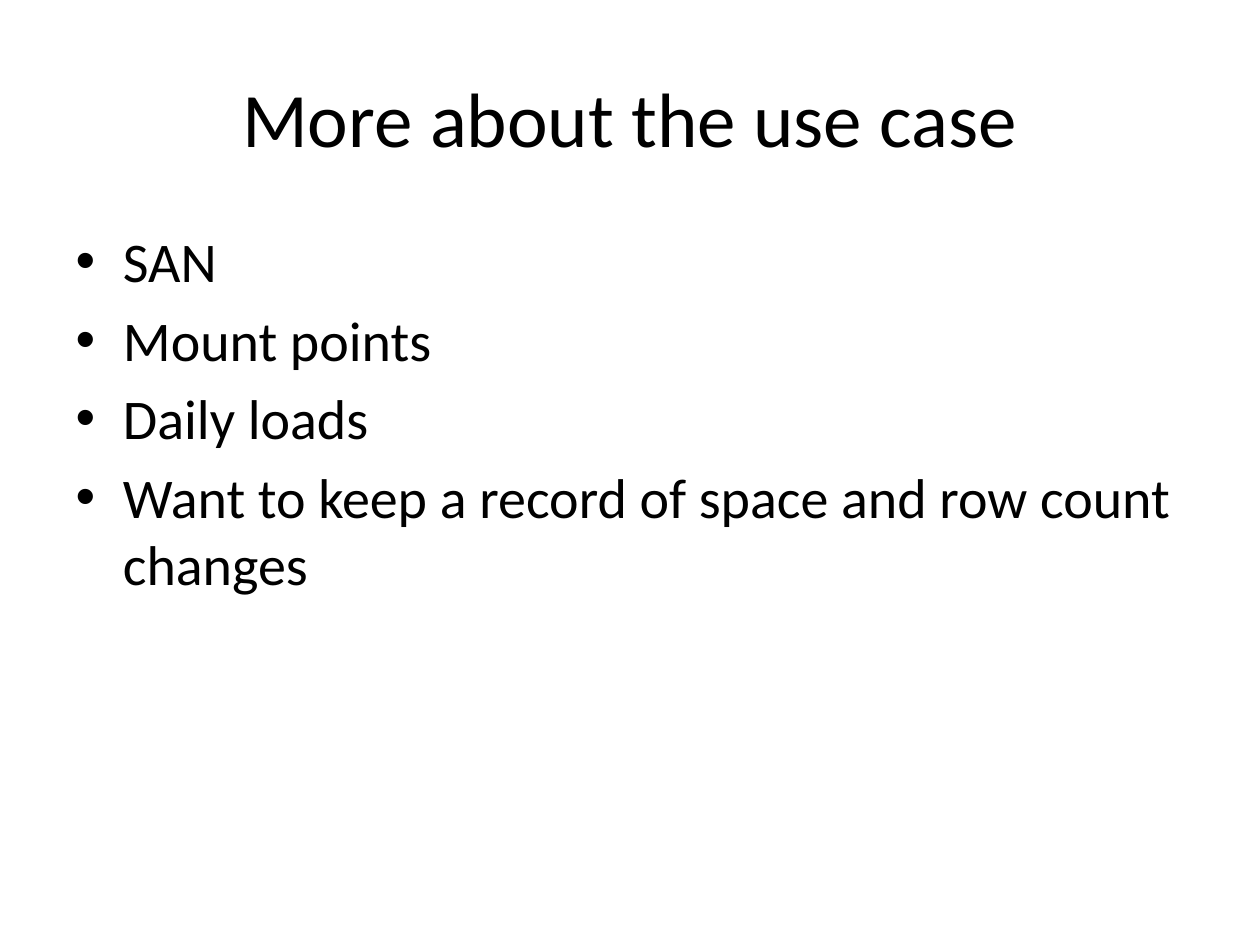
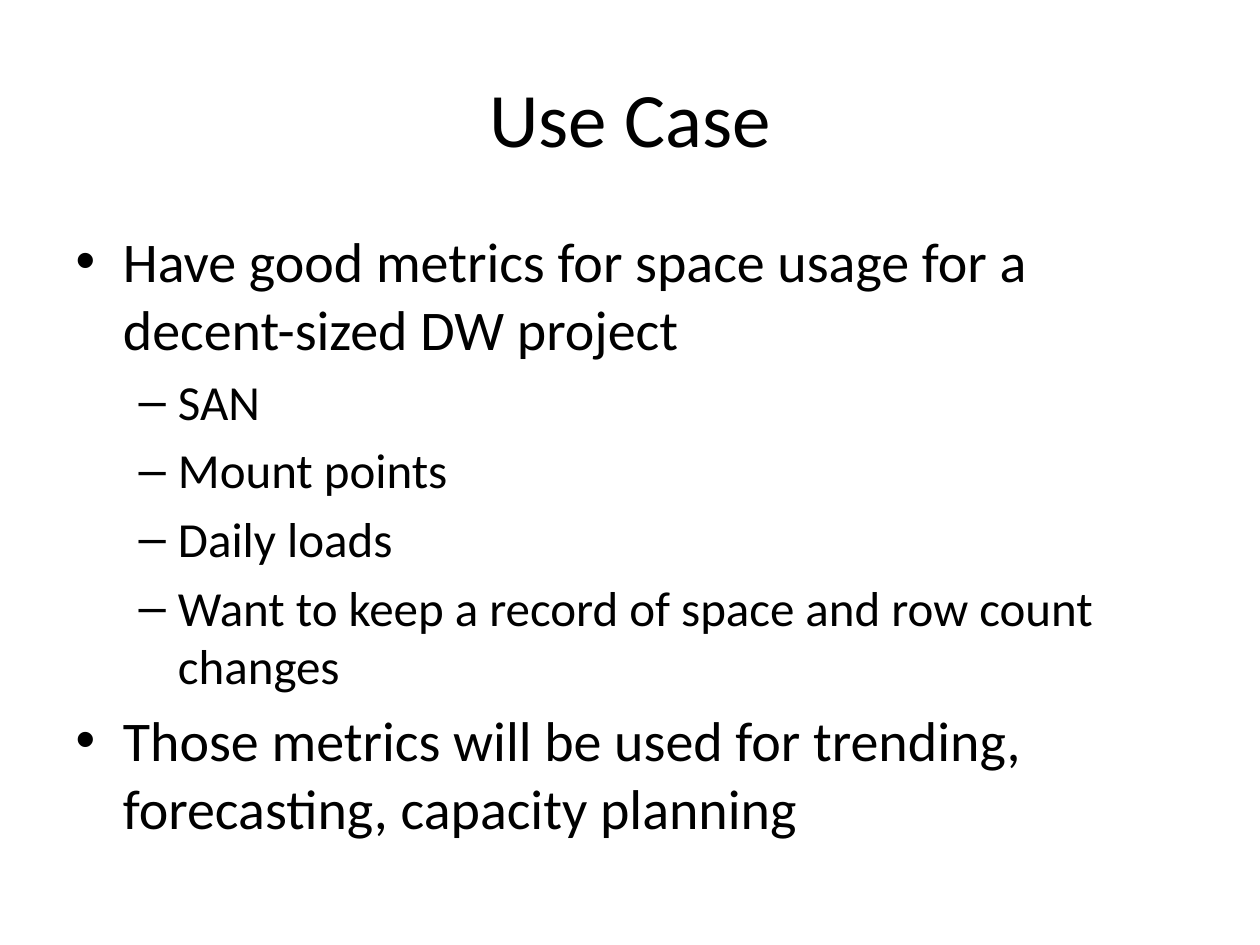
Before and after one commit to haidong/mssqlps, a slide deck: slide 3 of DBAMetrics/DBAMetricsAndThePowerOfAutomation.pptx (slide 4 before the commit). Drawn at 1260x945 pixels with LibreOffice and Linux fonts; fonts in the diff are those of the drawing. Boxes give left, top, right and bottom in pixels: in the first picture for what was removed or moved away, otherwise in the second. Text is boxed around its words. In the diff, an @@ line names an element or a change of style, - is before the commit and + after.

```diff
--- a/DBAMetrics/DBAMetricsAndThePowerOfAutomation.pptx
+++ b/DBAMetrics/DBAMetricsAndThePowerOfAutomation.pptx
@@ title at bbox=[489, 97, 770, 148]: text changed @@
-More about the use case
+Use Case
@@ text at bbox=[123, 243, 1027, 360]: paragraph added @@
+• Have good metrics for space usage for a decent-sized DW project
@@ text at bbox=[178, 388, 1092, 693]: size 32 to 28 pt in "SAN", "Mount points", "Daily loads", "Want to keep a record of space ..."; bullet • to –; list level 1 to 2 in "SAN"; list level 1 to 2 in "Mount points"; list level 1 to 2 in "Daily loads"; list level 1 to 2 in "Want to keep a record ..." @@
@@ text at bbox=[123, 722, 1020, 839]: paragraph added @@
+• Those metrics will be used for trending, forecasting, capacity planning
```
Also in this commit, not shown: 3 other slides changed.
